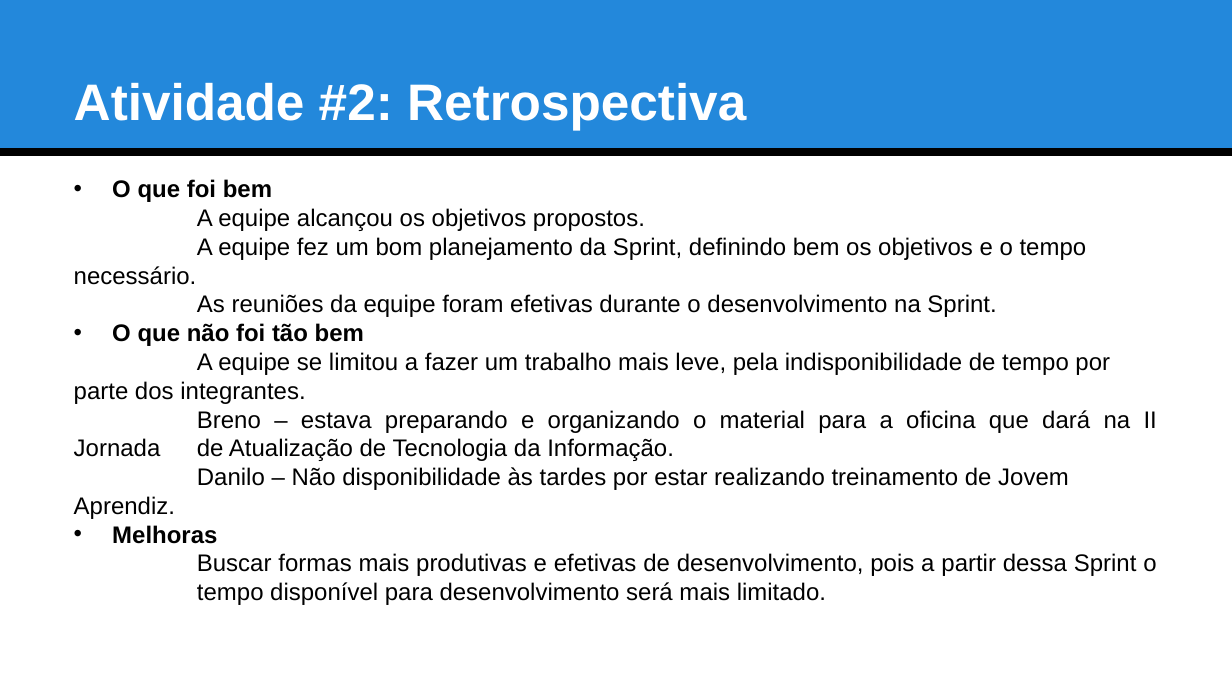
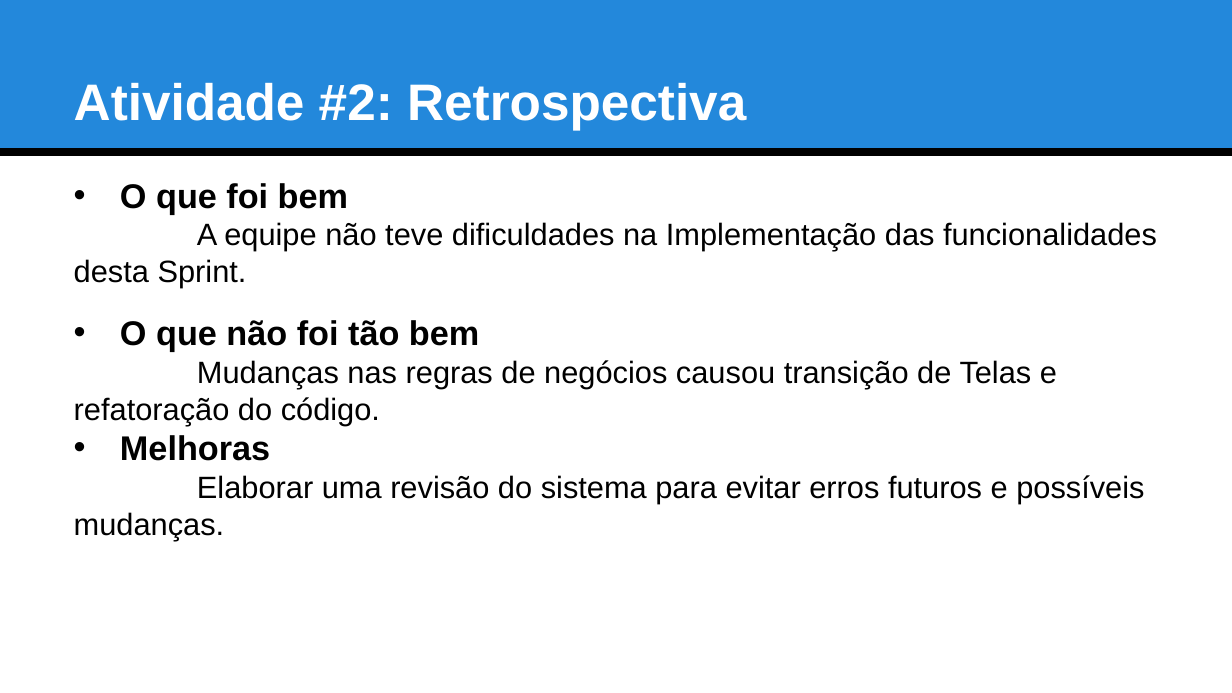
Before and after one commit to ufrpe-uast/adocao, a slide deck: slide 9 of Sprint-6/Artefatos_Sprint6.pptx. Drawn at 1232x693 pixels with LibreOffice and Linux fonts; fonts in the diff are those of the drawing. Boxes give left, top, right and bottom in pixels: in the first picture for what was removed or moved away, otherwise in the second. Text is boxed around its words. In the diff, an @@ line names an element or a change of style, - is before the commit and + after.

```diff
--- a/Sprint-6/Artefatos_Sprint6.pptx
+++ b/Sprint-6/Artefatos_Sprint6.pptx
@@ text at box(120, 183, 479, 461): size 14 to 20 pt in "O que foi bem", "O que não foi tão bem", "Melhoras"; alignment justified to left; indent changed @@
@@ text at box(74, 222, 1157, 288): text changed; size 14 to 18 pt @@
-A equipe alcançou os objetivos propostos.
-A equipe fez um bom planejamento da Sprint, definindo bem os objetivos e o tempo necessário.
-As reuniões da equipe foram efetivas durante o desenvolvimento na Sprint.
+A equipe não teve dificuldades na Implementação das funcionalidades desta Sprint.
@@ text at box(74, 360, 1057, 426): text changed; size 14 to 18 pt @@
-A equipe se limitou a fazer um trabalho mais leve, pela indisponibilidade de tempo por parte dos integrantes.
-Breno – estava preparando e organizando o material para a oficina que dará na II Jornada de Atualização de Tecnologia da Informação.
-Danilo – Não disponibilidade às tardes por estar realizando treinamento de Jovem Aprendiz.
+Mudanças nas regras de negócios causou transição de Telas e refatoração do código.
@@ text at box(74, 475, 1144, 541): text changed; size 14 to 18 pt @@
-Buscar formas mais produtivas e efetivas de desenvolvimento, pois a partir dessa Sprint o tempo disponível para desenvolvimento será mais limitado.
+Elaborar uma revisão do sistema para evitar erros futuros e possíveis mudanças.
```
Also in this commit, not shown: 3 other slides changed, 1 other file.
